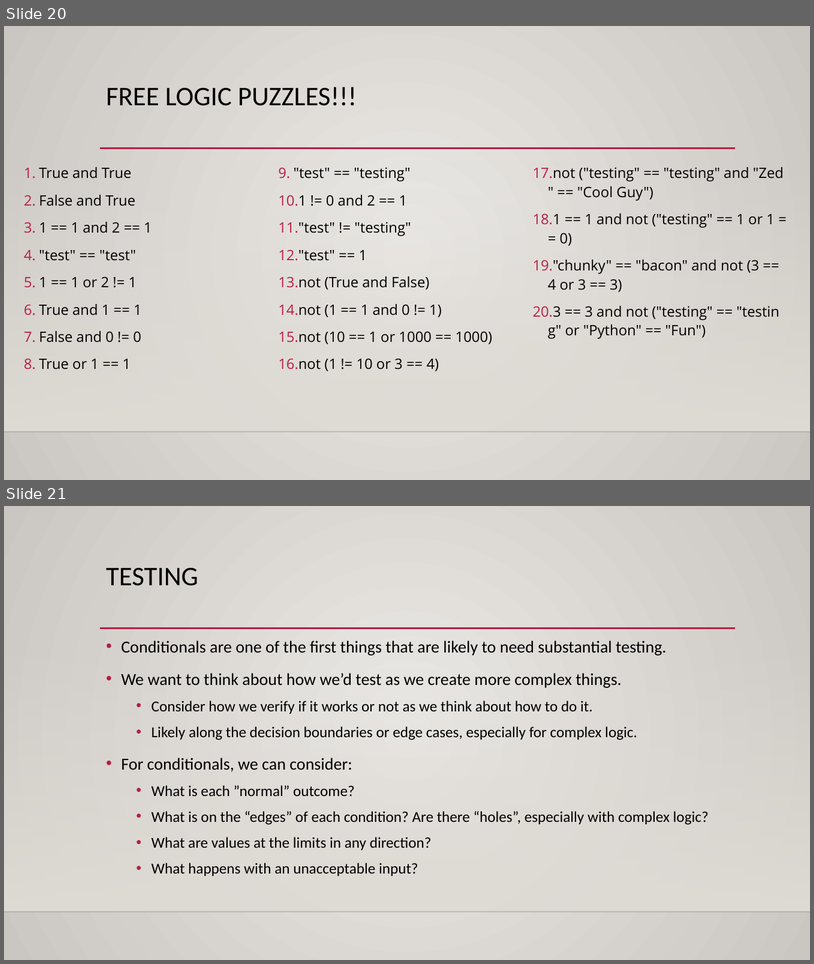
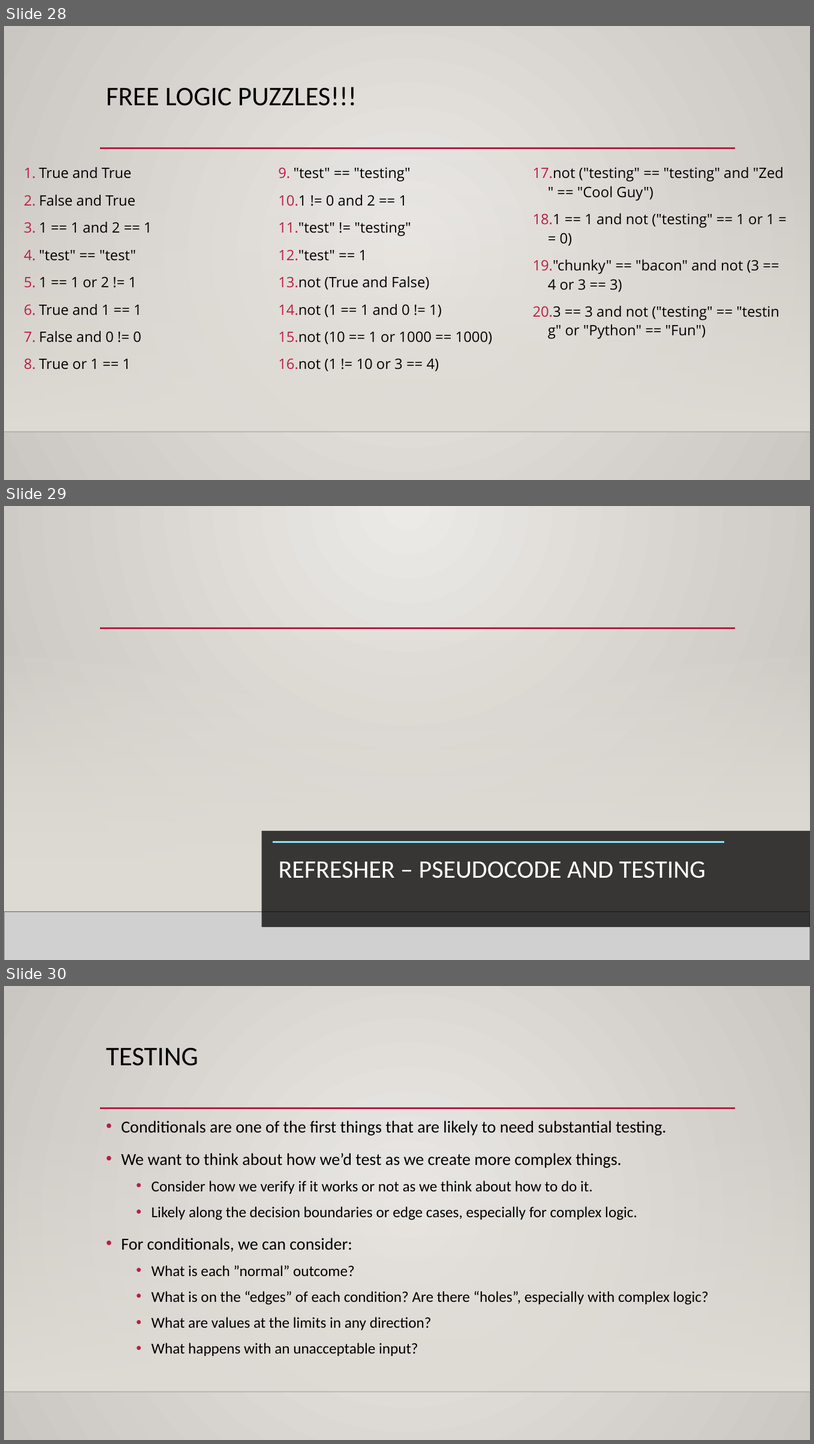
Before and after one commit to AkeemSemperDataScience/Programming_Basics_for_Machine_Learning_Students, a slide deck: reference_material/slides/002_vars_and_control.pptx. Shown one above the other, each under a label of ours: slides 20 and 21 before the commit, slides 28, 29 and 30 after it. The pictures are 814x964 and 814x1444 pixels, drawn with LibreOffice and Linux fonts; fonts in the diff are those of the drawing; grey boxes stand for pictures; background and template pictures are left out. Boxes give left, top, right and bottom in pixels: in the first picture for what was removed or moved away, otherwise in the second. Text is boxed around its words. In the diff, an @@ line names an element or a change of style, - is before the commit and + after.

```diff
--- a/reference_material/slides/002_vars_and_control.pptx
+++ b/reference_material/slides/002_vars_and_control.pptx
@@ slide 29 added at [4, 506, 810, 960], background picture (left out); not listed: 2 template elements that a slide beside it also shows @@
@@ line added from (100, 628) to (736, 628), #B71E42 2.5 pt @@
@@ rectangle added at [4, 640, 810, 912], fill gradient #DFDBD5 @@
@@ rectangle added at [262, 831, 810, 927], fill #000001 at 75% opacity @@
@@ line added from (273, 842) to (725, 842), #89E4F8 2.5 pt @@
@@ title added at [279, 861, 706, 878], 30 pt, text #FFFFFE @@
+REFRESHER – PSEUDOCODE AND TESTING
@@ picture added at [4, 912, 810, 960] @@
@@ line added from (4, 912) to (810, 912), #000001 1 pt @@
@@ what was slide 20 is now slide 28 @@
@@ what was slide 21 is now slide 30 @@
```
Also in this commit, not shown: 5 slides changed, 10 other slides added, 1 slide removed, 1 other file.
